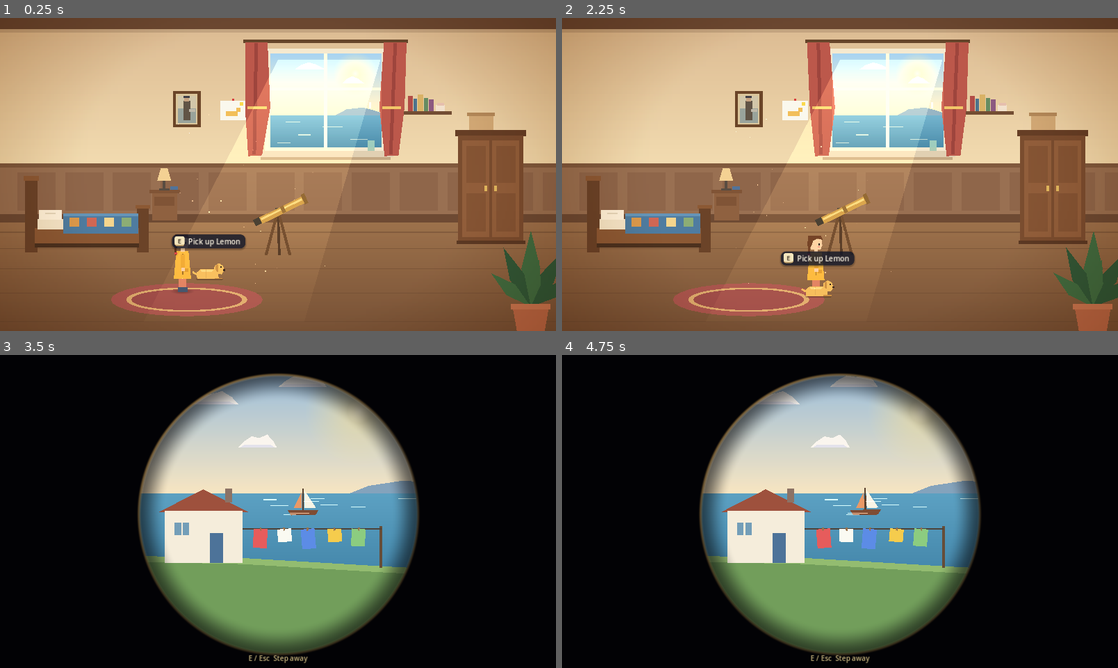
Above: before the commit, frames 1-4 (two rows, left to right).
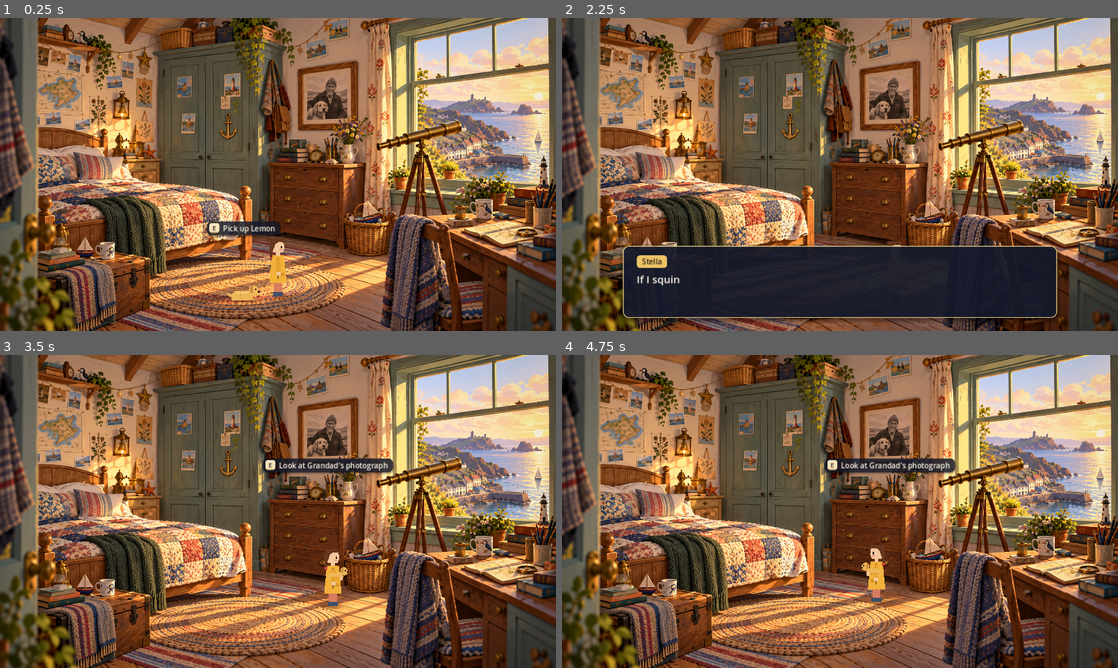
Above: after the commit, the same moments.

Repository: samjm000/Fellwell_island
Game: Godot game, scene res://scenes/rooms/stellas_room.tscn
The game is run twice, just before and just after one commit, with the same random seed, the same clock (stepped at 60 frames per second) and the same inputs.
Inputs:
- Up to frame 1 (0.25 s): no input
- Up to frame 2 (2.25 s): tap Enter at 0.5 s; hold D (move_right) 0.53-1.28 s; hold E (interact) 0.53-1.28 s; tap Space (ui_select) at 0.77, 1.52 s; hold S (move_down) 1.28-2.03 s; tap E (interact) at 1.35 s; hold D (move_right) from 2.03 s (still down); hold E (interact) from 2.03 s (still down)
- Up to frame 3 (3.5 s): release D (move_right) at 2.78 s; release E (interact) at 2.78 s; hold W (move_up) from 2.78 s (still down); tap E (interact) at 2.85 s; tap Space (ui_select) at 3.02 s
- Up to frame 4 (4.75 s): release W (move_up) at 3.53 s; hold E (interact) 3.53-4.28 s; hold A (move_left) from 3.53 s (still down); tap Space (ui_select) at 3.77, 4.52 s; tap E (interact) at 4.35 s

The runs differ from the first frame. In frame 1, 92% of the frame differs, in the area x 0-100%, y 0-100%; in frame 2, 95%; in frame 3, 98%; in frame 4, 98%.

Commit message:
feat: integrate painted Stella's room backgrounds
Installs the art pack's day and night room paintings (1672x941, shown at
0.7656 to fill 1280x720) through RoomArt's existing ArtSlot day/night
paths, and maps gameplay onto the painting:
- one CollisionPolygon2D outline traces the walkable painted floor
  (between bed/trunk, wardrobe/dresser/basket, and the chair/desk);
- interaction zones sit on the floor in front of each painted piece,
  prompts point at the painted objects; prop placeholders and footprints
  are switched off per instance since the furniture is painted.

Lighting is retuned to enhance rather than recolour: vignettes softened,
placeholder-era sunbeam/moonbeam/window glows removed, dust motes moved
into the painted window light, and a gentle flicker on the painted wall
lantern at night. The animated outside view is hidden because the
painted window is opaque. The background itself is never tinted.

tools/import_art_pack.gd copies runtime images from an art pack and
downscales oversized character art.

Co-Authored-By: Claude Opus 5.5 <noreply@anthropic.com>

Diff:
--- a/scenes/rooms/stellas_room.tscn
+++ b/scenes/rooms/stellas_room.tscn
@@ -31,10 +31,19 @@
 size = Vector2(60, 400)
 
 [sub_resource type="RectangleShape2D" id="RectangleShape2D_window_reach"]
-size = Vector2(220, 70)
+size = Vector2(110, 80)
 
 [sub_resource type="RectangleShape2D" id="RectangleShape2D_photo_reach"]
-size = Vector2(100, 70)
+size = Vector2(110, 50)
+
+[sub_resource type="RectangleShape2D" id="RectangleShape2D_bed_reach"]
+size = Vector2(260, 70)
+
+[sub_resource type="RectangleShape2D" id="RectangleShape2D_telescope_reach"]
+size = Vector2(110, 80)
+
+[sub_resource type="RectangleShape2D" id="RectangleShape2D_cupboard_reach"]
+size = Vector2(140, 50)
 
 [sub_resource type="Gradient" id="Gradient_sky_day"]
 colors = PackedColorArray(0.5, 0.72, 0.9, 1, 0.98, 0.9, 0.72, 1)
@@ -128,8 +137,8 @@
 fill_to = Vector2(0, 1)
 
 [sub_resource type="Gradient" id="Gradient_vignette_day"]
-colors = PackedColorArray(1, 1, 1, 1, 1, 1, 1, 1, 0.84, 0.76, 0.66, 1)
-offsets = PackedFloat32Array(0, 0.55, 1)
+colors = PackedColorArray(1, 1, 1, 1, 1, 1, 1, 1, 0.92, 0.88, 0.82, 1)
+offsets = PackedFloat32Array(0, 0.6, 1)
 
 [sub_resource type="GradientTexture2D" id="GradientTexture2D_vignette_day"]
 gradient = SubResource("Gradient_vignette_day")
@@ -140,8 +149,8 @@
 fill_to = Vector2(1, 0.5)
 
 [sub_resource type="Gradient" id="Gradient_vignette_night"]
-colors = PackedColorArray(1, 1, 1, 1, 0.8, 0.82, 0.92, 1, 0.42, 0.44, 0.6, 1)
-offsets = PackedFloat32Array(0, 0.5, 1)
+colors = PackedColorArray(1, 1, 1, 1, 0.94, 0.94, 0.98, 1, 0.74, 0.76, 0.86, 1)
+offsets = PackedFloat32Array(0, 0.6, 1)
 
 [sub_resource type="GradientTexture2D" id="GradientTexture2D_vignette_night"]
 gradient = SubResource("Gradient_vignette_night")
@@ -161,6 +170,7 @@
 [node name="Background" type="Node2D" parent="."]
 
 [node name="WindowView" type="Node2D" parent="Background"]
+visible = false
 position = Vector2(622, 82)
 
 [node name="Day" type="Node2D" parent="Background/WindowView"]
@@ -497,9 +507,10 @@
 
 [node name="RoomArt" type="Node2D" parent="Background"]
 script = ExtResource("9_art_slot")
-texture_path = "res://art/backgrounds/stellas_room/stellas_room_day.png"
-night_texture_path = "res://art/backgrounds/stellas_room/stellas_room_night.png"
+texture_path = "res://art/backgrounds/stellas_room/day.png"
+night_texture_path = "res://art/backgrounds/stellas_room/night.png"
 anchor = 0
+art_scale = Vector2(0.7656, 0.7652)
 
 [node name="Placeholder" type="Node2D" parent="Background/RoomArt"]
 script = ExtResource("12_time_of_day_tint")
@@ -903,21 +914,21 @@
 [node name="WallObjects" type="Node2D" parent="Lit"]
 
 [node name="Window" parent="Lit/WallObjects" instance=ExtResource("7_interactable")]
-position = Vector2(750, 480)
+position = Vector2(845, 680)
 interaction_name = "Window"
-prompt_offset = Vector2(0, -170)
+prompt_offset = Vector2(155, -350)
 dialogue = ExtResource("15_window_day")
 night_dialogue = ExtResource("16_window_night")
 
 [node name="Reach" type="CollisionShape2D" parent="Lit/WallObjects/Window"]
-position = Vector2(0, 10)
 shape = SubResource("RectangleShape2D_window_reach")
 
 [node name="Visual" type="Node2D" parent="Lit/WallObjects/Window"]
-position = Vector2(0, -290)
+position = Vector2(-95, -490)
 script = ExtResource("9_art_slot")
 texture_path = "res://art/props/window_frame.png"
 anchor = 2
+placeholder_enabled = false
 
 [node name="Placeholder" type="Node2D" parent="Lit/WallObjects/Window/Visual"]
 
@@ -1046,20 +1057,20 @@
 color = Color(0.95, 0.8, 0.45, 1)
 
 [node name="Photograph" parent="Lit/WallObjects" instance=ExtResource("7_interactable")]
-position = Vector2(430, 480)
+position = Vector2(735, 560)
 interaction_name = "Grandad's photograph"
-prompt_offset = Vector2(0, -330)
+prompt_offset = Vector2(20, -290)
 dialogue = ExtResource("17_photograph")
 
 [node name="Reach" type="CollisionShape2D" parent="Lit/WallObjects/Photograph"]
-position = Vector2(0, 10)
 shape = SubResource("RectangleShape2D_photo_reach")
 
 [node name="Visual" type="Node2D" parent="Lit/WallObjects/Photograph"]
-position = Vector2(0, -270)
+position = Vector2(0, -385)
 script = ExtResource("9_art_slot")
 texture_path = "res://art/props/grandad_photograph.png"
 anchor = 2
+placeholder_enabled = false
 
 [node name="Placeholder" type="Node2D" parent="Lit/WallObjects/Photograph/Visual"]
 
@@ -1129,45 +1140,69 @@
 
 [node name="RoomBounds" type="StaticBody2D" parent="."]
 
-[node name="BackWall" type="CollisionShape2D" parent="RoomBounds"]
-position = Vector2(640, 440)
-shape = SubResource("RectangleShape2D_horizontal")
-
-[node name="FrontEdge" type="CollisionShape2D" parent="RoomBounds"]
-position = Vector2(640, 730)
-shape = SubResource("RectangleShape2D_horizontal")
-
-[node name="LeftWall" type="CollisionShape2D" parent="RoomBounds"]
-position = Vector2(10, 580)
-shape = SubResource("RectangleShape2D_vertical")
-
-[node name="RightWall" type="CollisionShape2D" parent="RoomBounds"]
-position = Vector2(1270, 580)
-shape = SubResource("RectangleShape2D_vertical")
+[node name="WalkableOutline" type="CollisionPolygon2D" parent="RoomBounds"]
+build_mode = 1
+polygon = PackedVector2Array(355, 600, 380, 575, 585, 565, 600, 545, 790, 545, 800, 552, 870, 560, 870, 712, 355, 712, 355, 600)
 
 [node name="Objects" type="Node2D" parent="Lit"]
 y_sort_enabled = true
 
 [node name="Bed" parent="Lit/Objects" instance=ExtResource("3_bed")]
-position = Vector2(200, 540)
+position = Vector2(470, 590)
+prompt_offset = Vector2(-140, -220)
+
+[node name="Reach" parent="Lit/Objects/Bed"]
+position = Vector2(0, 0)
+shape = SubResource("RectangleShape2D_bed_reach")
+
+[node name="Footprint" parent="Lit/Objects/Bed/Body"]
+disabled = true
+
+[node name="Visual" parent="Lit/Objects/Bed"]
+placeholder_enabled = false
 
 [node name="Telescope" parent="Lit/Objects" instance=ExtResource("4_telescope")]
-position = Vector2(640, 545)
+position = Vector2(845, 575)
+prompt_offset = Vector2(115, -345)
+
+[node name="Reach" parent="Lit/Objects/Telescope"]
+position = Vector2(0, 0)
+shape = SubResource("RectangleShape2D_telescope_reach")
+
+[node name="Footprint" parent="Lit/Objects/Telescope/Body"]
+disabled = true
+
+[node name="Visual" parent="Lit/Objects/Telescope"]
+placeholder_enabled = false
 
 [node name="Cupboard" parent="Lit/Objects" instance=ExtResource("5_cupboard")]
-position = Vector2(1130, 520)
+position = Vector2(650, 560)
+prompt_offset = Vector2(-145, -260)
+
+[node name="Reach" parent="Lit/Objects/Cupboard"]
+position = Vector2(0, 0)
+shape = SubResource("RectangleShape2D_cupboard_reach")
+
+[node name="Footprint" parent="Lit/Objects/Cupboard/Body"]
+disabled = true
+
+[node name="Visual" parent="Lit/Objects/Cupboard"]
+placeholder_enabled = false
 
 [node name="Lemon" parent="Lit/Objects" instance=ExtResource("6_lemon")]
-position = Vector2(480, 600)
+position = Vector2(560, 650)
+prompt_offset = Vector2(0, -150)
+carried_prompt_offset = Vector2(0, -410)
 
 [node name="Stella" parent="Lit/Objects" instance=ExtResource("2_stella")]
 unique_name_in_owner = true
-position = Vector2(420, 630)
+position = Vector2(640, 640)
 
 [node name="Foreground" type="Node2D" parent="Lit"]
 script = ExtResource("9_art_slot")
-texture_path = "res://art/backgrounds/stellas_room/stellas_room_foreground.png"
+texture_path = "res://art/backgrounds/stellas_room/foreground.png"
 anchor = 0
+placeholder_enabled = false
 
 [node name="Placeholder" type="Node2D" parent="Lit/Foreground"]
 
@@ -1243,93 +1278,63 @@
 script = ExtResource("13_time_of_day_visibili")
 visible_during = 1
 
-[node name="Sunbeam" type="Polygon2D" parent="Lighting/Day"]
-material = SubResource("CanvasItemMaterial_add")
-polygon = PackedVector2Array(640, 96, 876, 96, 700, 700, 330, 700)
-vertex_colors = PackedColorArray(1, 0.86, 0.55, 0.16, 1, 0.86, 0.55, 0.16, 1, 0.86, 0.55, 0.02, 1, 0.86, 0.55, 0.02)
-color = Color(1, 1, 1, 1)
-
-[node name="WindowWarmth" type="ColorRect" parent="Lighting/Day"]
-offset_left = 622.0
-offset_top = 82.0
-offset_right = 878.0
-offset_bottom = 298.0
-mouse_filter = 2
-color = Color(1, 0.9, 0.7, 0.1)
-material = SubResource("CanvasItemMaterial_add")
-
 [node name="DustMotes" type="CPUParticles2D" parent="Lighting/Day"]
 material = SubResource("CanvasItemMaterial_add")
-position = Vector2(560, 400)
-amount = 26
+position = Vector2(760, 400)
+amount = 22
 lifetime = 9.0
 preprocess = 9.0
 emission_shape = 3
-emission_rect_extents = Vector2(170, 220)
+emission_rect_extents = Vector2(170, 170)
 direction = Vector2(0, -1)
 spread = 180.0
 gravity = Vector2(0, 1)
 initial_velocity_min = 2.0
 initial_velocity_max = 7.0
-scale_amount_min = 1.5
-scale_amount_max = 3.0
-color = Color(1, 0.93, 0.75, 0.55)
+scale_amount_min = 1.2
+scale_amount_max = 2.4
+color = Color(1, 0.93, 0.75, 0.45)
 color_ramp = SubResource("Gradient_mote_fade")
 
 [node name="Night" type="Node2D" parent="Lighting"]
 script = ExtResource("13_time_of_day_visibili")
 visible_during = 2
 
-[node name="LampGlow" type="Node2D" parent="Lighting/Night"]
-position = Vector2(378, 368)
+[node name="LanternGlow" type="Node2D" parent="Lighting/Night"]
+position = Vector2(280, 198)
 script = ExtResource("11_ambient_flicker")
-min_alpha = 0.86
+min_alpha = 0.55
 max_alpha = 1.0
-period = 1.8
-
-[node name="Wide" type="Sprite2D" parent="Lighting/Night/LampGlow"]
+period = 1.6
+
+[node name="Wide" type="Sprite2D" parent="Lighting/Night/LanternGlow"]
 material = SubResource("CanvasItemMaterial_add")
-modulate = Color(1, 0.62, 0.3, 0.32)
-scale = Vector2(9, 6)
+modulate = Color(1, 0.66, 0.32, 0.16)
+scale = Vector2(3.2, 3.2)
 texture = SubResource("GradientTexture2D_soft_glow")
 
-[node name="Close" type="Sprite2D" parent="Lighting/Night/LampGlow"]
+[node name="Close" type="Sprite2D" parent="Lighting/Night/LanternGlow"]
 material = SubResource("CanvasItemMaterial_add")
-modulate = Color(1, 0.78, 0.45, 0.5)
-scale = Vector2(2.2, 2)
+modulate = Color(1, 0.8, 0.5, 0.28)
+scale = Vector2(0.9, 0.9)
 texture = SubResource("GradientTexture2D_soft_glow")
-
-[node name="WindowMoonlight" type="ColorRect" parent="Lighting/Night"]
-offset_left = 622.0
-offset_top = 82.0
-offset_right = 878.0
-offset_bottom = 298.0
-mouse_filter = 2
-color = Color(0.55, 0.65, 1, 0.08)
-material = SubResource("CanvasItemMaterial_add")
-
-[node name="Moonbeam" type="Polygon2D" parent="Lighting/Night"]
-material = SubResource("CanvasItemMaterial_add")
-polygon = PackedVector2Array(622, 110, 878, 110, 980, 700, 640, 700)
-vertex_colors = PackedColorArray(0.6, 0.7, 1, 0.08, 0.6, 0.7, 1, 0.08, 0.6, 0.7, 1, 0, 0.6, 0.7, 1, 0)
-color = Color(1, 1, 1, 1)
 
 [node name="NightMotes" type="CPUParticles2D" parent="Lighting/Night"]
 material = SubResource("CanvasItemMaterial_add")
-position = Vector2(640, 380)
-amount = 10
+position = Vector2(1060, 330)
+amount = 8
 lifetime = 12.0
 preprocess = 12.0
 emission_shape = 3
-emission_rect_extents = Vector2(420, 220)
+emission_rect_extents = Vector2(180, 160)
 direction = Vector2(0, -1)
 spread = 180.0
 gravity = Vector2(0, -0.5)
 initial_velocity_min = 1.0
 initial_velocity_max = 4.0
 scale_amount_min = 1.0
-scale_amount_max = 2.2
-color = Color(0.75, 0.85, 1, 0.5)
+scale_amount_max = 2.0
+color = Color(0.75, 0.85, 1, 0.4)
 color_ramp = SubResource("Gradient_mote_fade")
 
 [node name="RoomAudio" type="Node" parent="."]
--- /dev/null
+++ b/tools/import_art_pack.gd
@@ -0,0 +1,51 @@
+extends SceneTree
+## Copies runtime-ready images from a Fellwell art pack into the project,
+## downscaling oversized character art so it isn't stored and loaded at many times
+## its on-screen size. Source/reference art stays in the pack, not the repo.
+##
+## Usage (from the repo root):
+##     godot --headless --path . --script tools/import_art_pack.gd -- "<path to art pack>"
+##
+## Each entry is: pack-relative source, project-relative destination, scale.
+## Edges are colour-bled before resizing so transparent borders don't darken.
+
+const ENTRIES := [
+	["art/backgrounds/stellas_room/day.png", "art/backgrounds/stellas_room/day.png", 1.0],
+	["art/backgrounds/stellas_room/night.png", "art/backgrounds/stellas_room/night.png", 1.0],
+	["art/characters/stella/idle/frame_0001.png", "art/characters/stella/idle/frame_0001.png", 0.5],
+	["art/characters/stella/carry_idle/frame_0001.png", "art/characters/stella/carry_idle/frame_0001.png", 0.5],
+	["art/characters/lemon/idle.png", "art/characters/lemon/idle.png", 0.25],
+	["art/telescope/day.png", "art/telescope/day.png", 1.0],
+	["art/telescope/night.png", "art/telescope/night.png", 1.0],
+]
+
+
+func _initialize() -> void:
+	var args := OS.get_cmdline_user_args()
+	if args.is_empty():
+		printerr("Usage: godot --headless --path . --script tools/import_art_pack.gd -- <art pack dir>")
+		quit(1)
+		return
+	var pack: String = args[0]
+	var failures := 0
+	for entry in ENTRIES:
+		var source := pack.path_join(entry[0])
+		var destination := ProjectSettings.globalize_path("res://" + entry[1])
+		var image := Image.load_from_file(source)
+		if image == null or image.is_empty():
+			printerr("Missing or unreadable: ", source)
+			failures += 1
+			continue
+		var scale: float = entry[2]
+		if not is_equal_approx(scale, 1.0):
+			if image.detect_alpha() != Image.ALPHA_NONE:
+				image.fix_alpha_edges()
+			image.resize(roundi(image.get_width() * scale), roundi(image.get_height() * scale), Image.INTERPOLATE_LANCZOS)
+		DirAccess.make_dir_recursive_absolute(destination.get_base_dir())
+		var error := image.save_png(destination)
+		if error != OK:
+			printerr("Could not write ", destination, ": ", error_string(error))
+			failures += 1
+			continue
+		print("%s  %dx%d" % [entry[1], image.get_width(), image.get_height()])
+	quit(1 if failures > 0 else 0)
Binary file added: art/backgrounds/stellas_room/day.png
Not shown, added: art/backgrounds/stellas_room/day.png.import
Binary file added: art/backgrounds/stellas_room/night.png
Not shown, added: art/backgrounds/stellas_room/night.png.import
